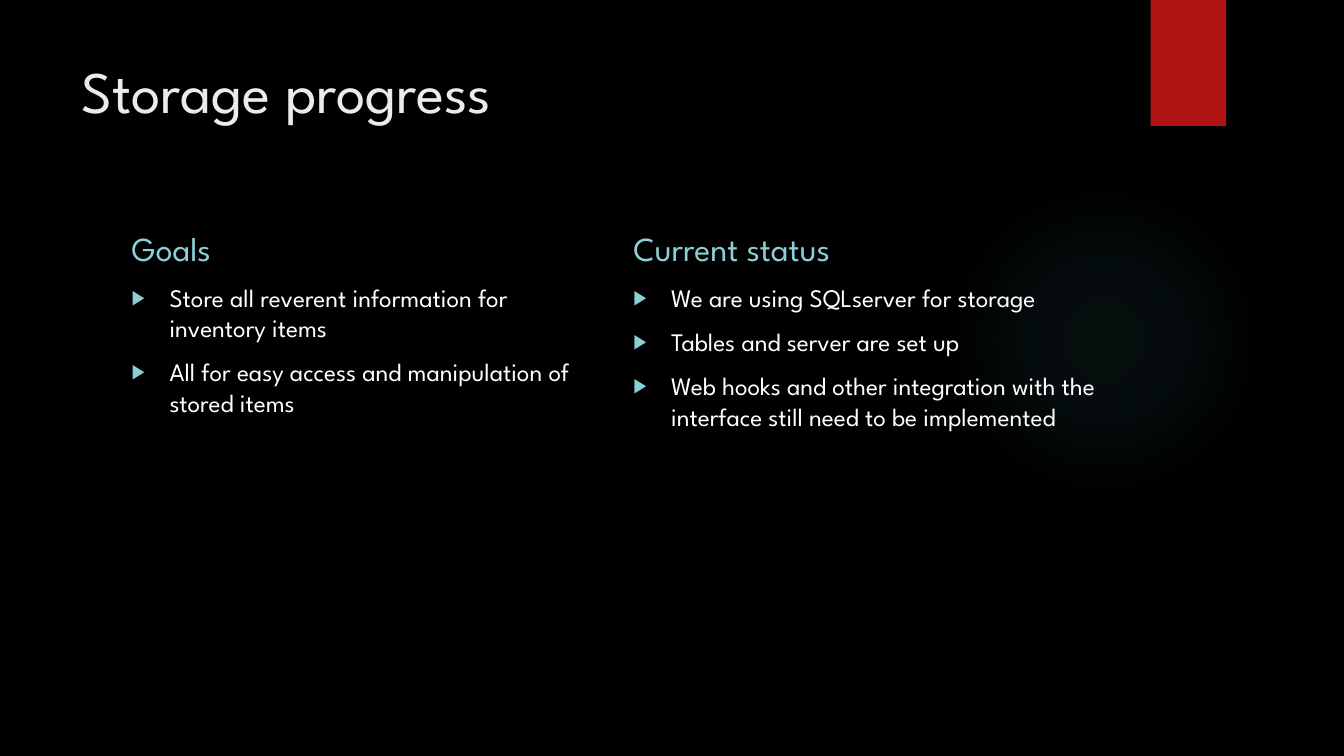
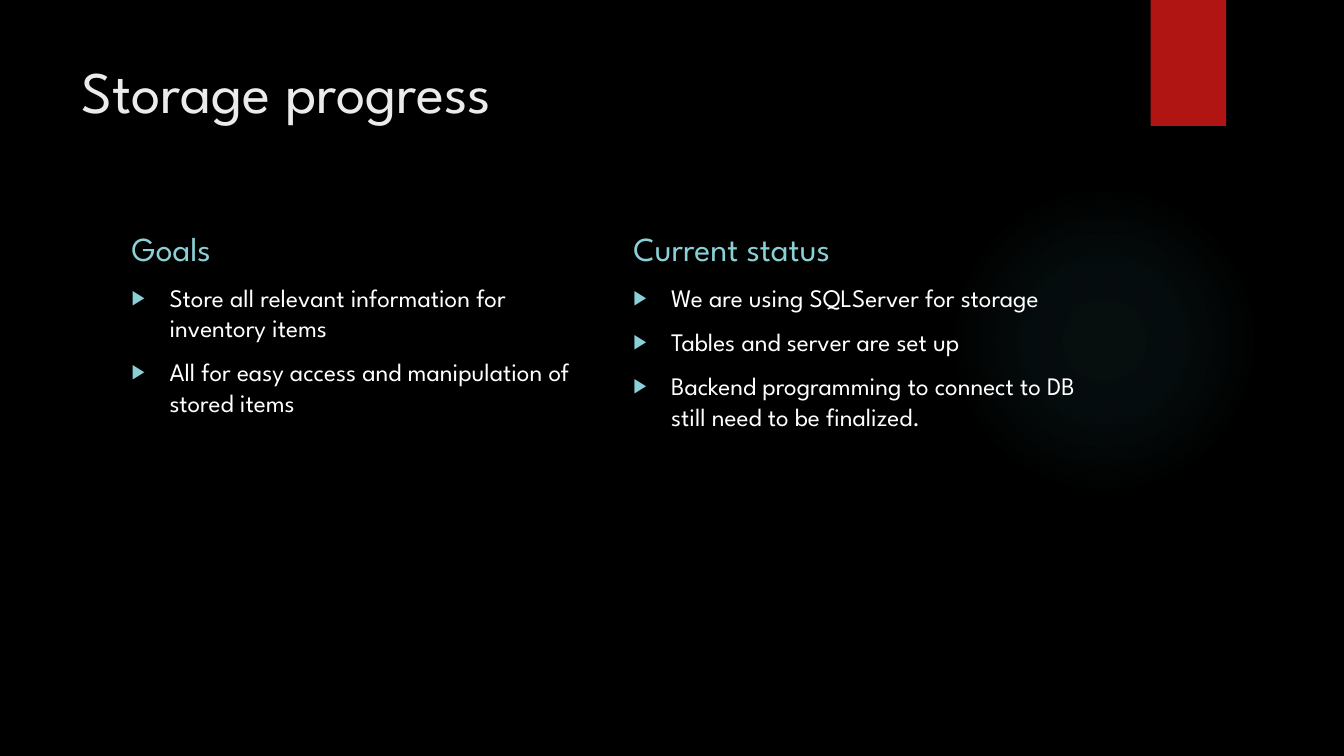
Before and after one commit to frozenNodak/InventoryManagement491, a slide deck: slide 8 of Inventory Management System midterm code review.pptx (slide 4 before the commit). Drawn at 1344x756 pixels with LibreOffice and Linux fonts; fonts in the diff are those of the drawing; background and template pictures are left out. Boxes give left, top, right and bottom in pixels: in the first picture for what was removed or moved away, otherwise in the second. Text is boxed around its words. In the diff, an @@ line names an element or a change of style, - is before the commit and + after.

```diff
--- a/Inventory Management System midterm code review.pptx
+++ b/Inventory Management System midterm code review.pptx
@@ text at [170, 289, 505, 343]: text changed @@
-▶ Store all reverent information for inventory items
+▶ Store all relevant information for inventory items
@@ text at [671, 289, 1039, 313]: text changed @@
-▶ We are using SQLserver for storage
+▶ We are using SQLServer for storage
@@ text at [671, 377, 1075, 427]: text changed @@
-▶ Web hooks and other integration with the interface still need to be implemented
+▶ Backend programming to connect to DB still need to be finalized.
```
Also in this commit, not shown: 2 other slides changed, 4 slides added.
